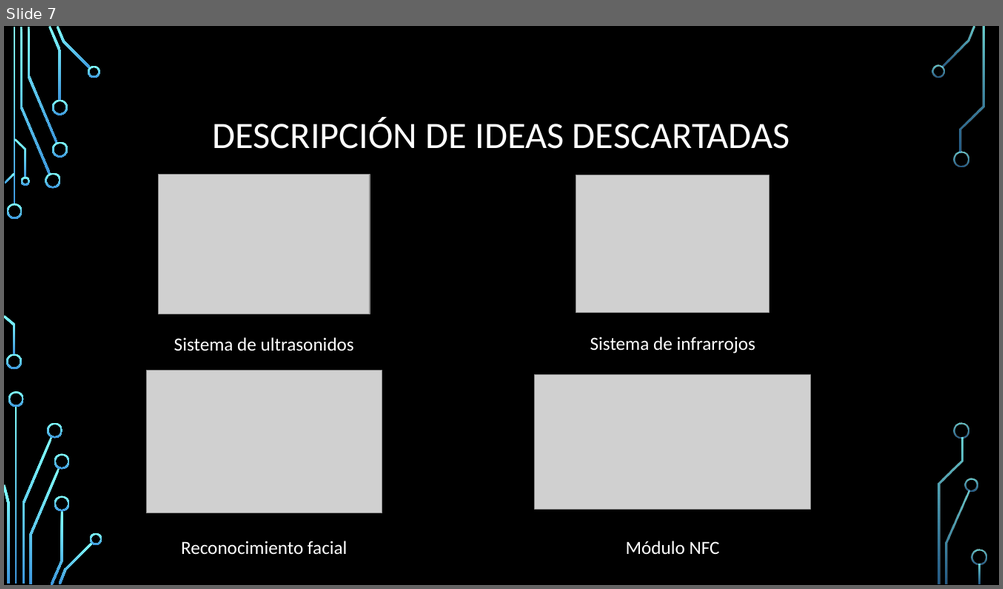
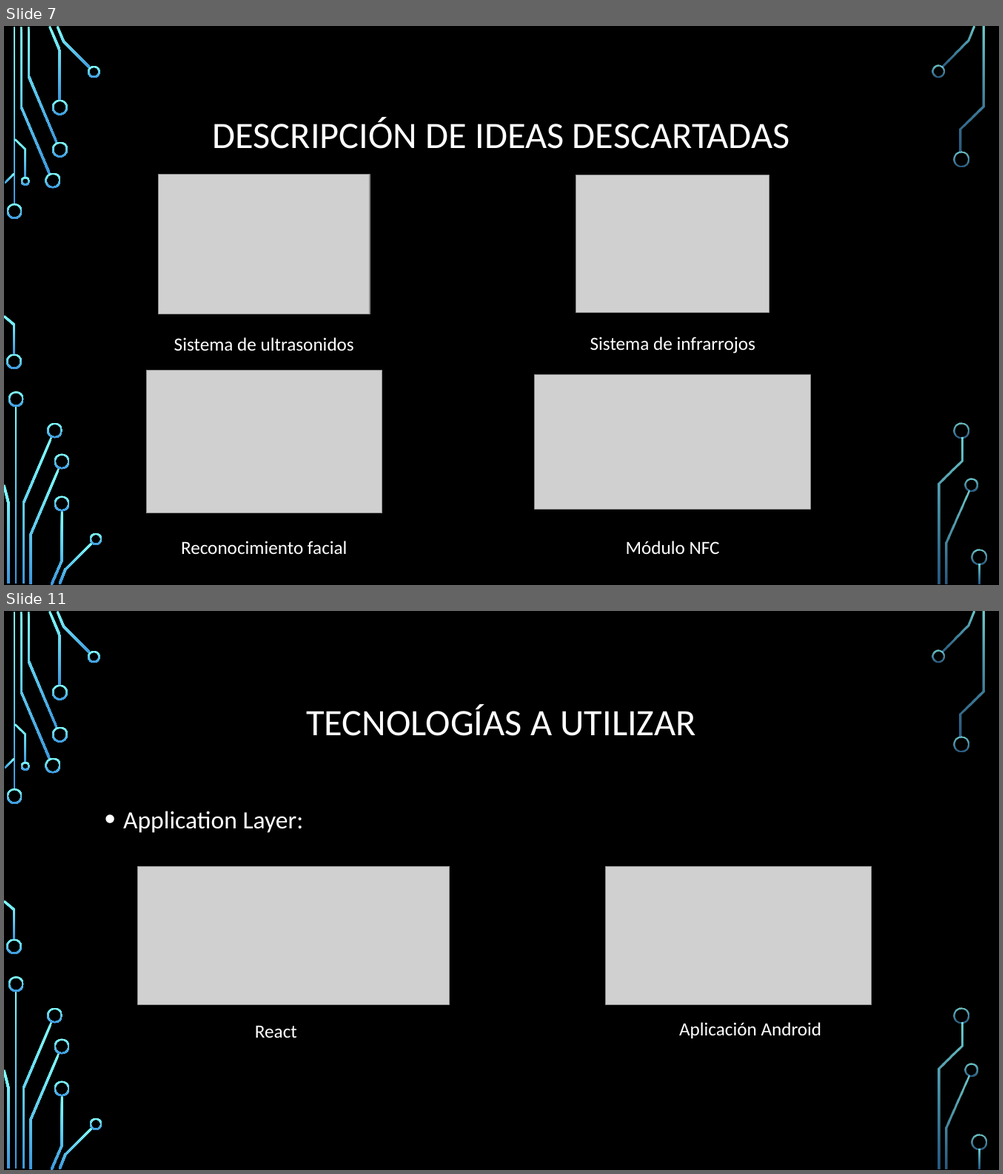
Before and after one commit to ByVerduXx/ControlAforo, a slide deck: Control de aforo.pptx. Shown one above the other, each under a label of ours: slide 7 before the commit, slides 7 and 11 after it; the slides between them are not shown. The pictures are 1003x589 and 1003x1174 pixels, drawn with LibreOffice and Linux fonts; fonts in the diff are those of the drawing; grey boxes stand for pictures; background and template pictures are left out. Boxes give left, top, right and bottom in pixels: in the first picture for what was removed or moved away, otherwise in the second. Text is boxed around its words. In the diff, an @@ line names an element or a change of style, - is before the commit and + after.

```diff
--- a/Control de aforo.pptx
+++ b/Control de aforo.pptx
@@ slide 11 added at [4,611,999,1170], background picture (left out); not listed: 36 template elements that a slide beside it also shows @@
@@ text added at [306,705,696,736], 36 pt, text #373737 @@
+TECNOLOGÍAS A UTILIZAR
@@ text added at [123,811,304,833], 24 pt, text #373737 @@
+• Application Layer:
@@ picture added at [137,867,449,1005] @@
@@ picture added at [606,867,871,1005] @@
@@ text added at [255,1025,297,1038], 18 pt, text #373737 @@
+React
@@ text added at [679,1022,822,1039], 18 pt, text #373737 @@
+Aplicación Android
```
Also in this commit, not shown: 9 other slides changed, 2 other slides added, 1 slide removed, 1 other file.
